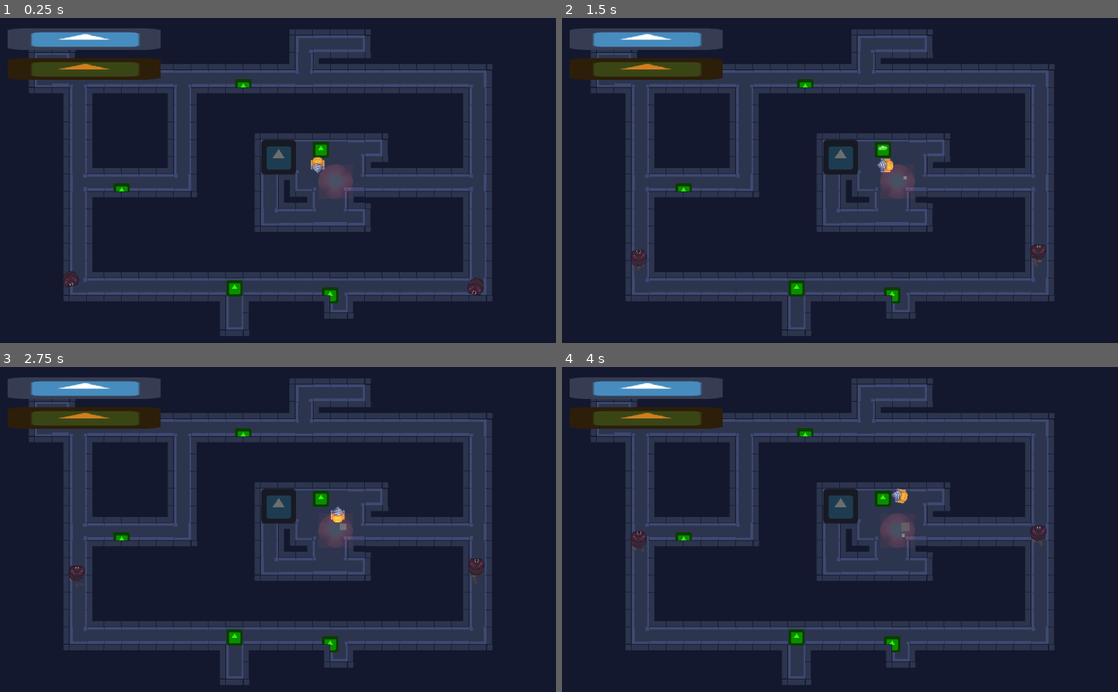
Above: before the commit, frames 1-4 (two rows, left to right).
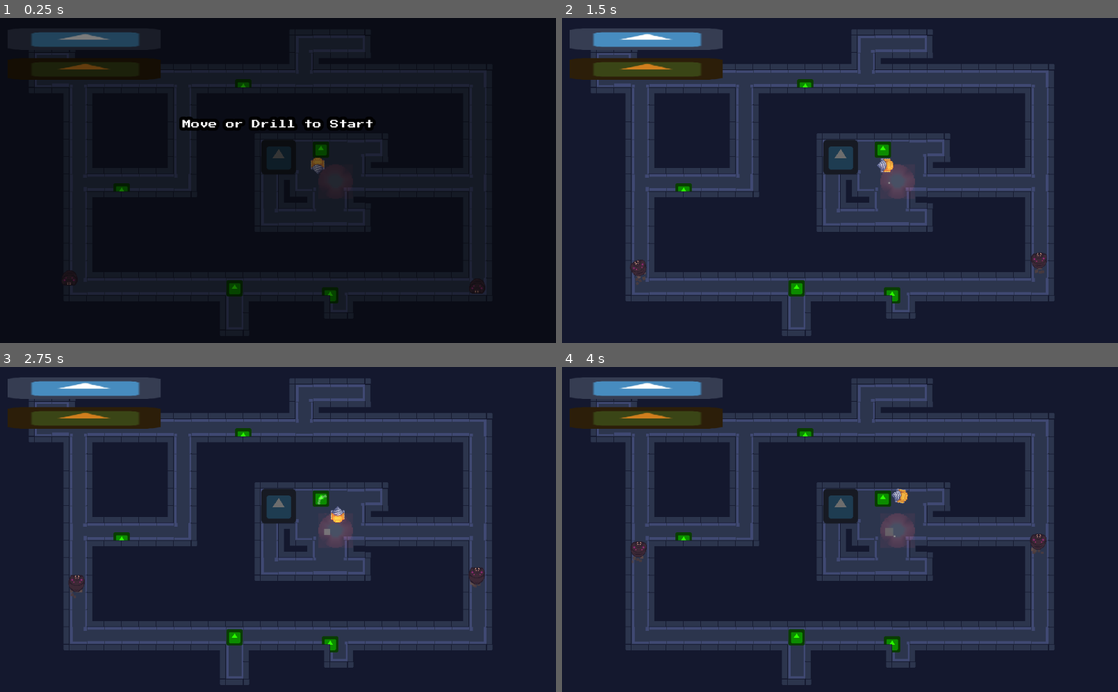
Above: after the commit, the same moments.

Repository: LaTu-Jams/LD54
Game: Godot game, scene res://scenes/Main.tscn
Two runs of this game, one before a commit and one after it. Both use one fixed random seed, a clock stepped at 60 frames per second and the inputs below. The engine's default icon, where the game draws it, is replaced by a stand-in: a white triangle on a blue panel in a dark square.
Inputs:
- Up to frame 1 (0.25 s): no input
- Up to frame 2 (1.5 s): hold D (turn_right) 0.53-1.28 s; hold Space (Mine) 0.53-1.28 s; hold S (move_backward) from 1.28 s (still down); tap Space (Mine) at 1.35 s
- Up to frame 3 (2.75 s): release S (move_backward) at 2.03 s; hold D (turn_right) from 2.03 s (still down); hold Space (Mine) from 2.03 s (still down)
- Up to frame 4 (4 s): release D (turn_right) at 2.78 s; release Space (Mine) at 2.78 s; hold W (move_forward) 2.78-3.53 s; tap Space (Mine) at 2.85 s; hold A (turn_left) from 3.53 s (still down); hold Space (Mine) from 3.53 s (still down)

The runs differ from the first frame. In frame 1, 36% of the frame differs, in the area x 1-89%, y 2-98%; in frame 2, 0.3%; in frame 3, 0.3%; in frame 4, 0.3%.

Commit message:
added startlayout and paused the game until movement detected #14

Diff:
--- a/scenes/Main.tscn
+++ b/scenes/Main.tscn
@@ -9,29 +9,38 @@
 [ext_resource path="res://scripts/UIManager.gd" type="Script" id=7]
 [ext_resource path="res://scripts/ParticleManager.gd" type="Script" id=8]
 [ext_resource path="res://scenes/Radar.tscn" type="PackedScene" id=9]
+[ext_resource path="res://scenes/StartLayout.tscn" type="PackedScene" id=10]
 
 [node name="Main" type="Node2D"]
+pause_mode = 2
 script = ExtResource( 6 )
 
 [node name="Camera2D" type="Camera2D" parent="."]
+pause_mode = 1
 position = Vector2( 512, 301 )
 
 [node name="Level" parent="." instance=ExtResource( 2 )]
+pause_mode = 1
 enemies_in_level = 1
 
 [node name="Player" parent="." instance=ExtResource( 3 )]
+pause_mode = 1
 position = Vector2( 585, 272 )
 
 [node name="Radar" parent="." instance=ExtResource( 9 )]
+pause_mode = 1
 position = Vector2( 603, 272 )
 
 [node name="HeatArea" parent="." instance=ExtResource( 4 )]
+pause_mode = 1
 position = Vector2( 618, 302 )
 
 [node name="Particles" type="Node2D" parent="."]
+pause_mode = 1
 script = ExtResource( 8 )
 
 [node name="UI" type="CanvasLayer" parent="."]
+pause_mode = 2
 script = ExtResource( 7 )
 
 [node name="HeatMeter" type="TextureProgress" parent="UI"]
@@ -64,3 +73,5 @@
 margin_right = 131.0
 margin_bottom = 146.0
 text = "NEXT LEVEL"
+
+[node name="StartLayout" parent="UI" instance=ExtResource( 10 )]
--- /dev/null
+++ b/scenes/StartLayout.tscn
@@ -0,0 +1,38 @@
+[gd_scene load_steps=5 format=2]
+
+[ext_resource path="res://fonts/PressStart2P-Regular.ttf" type="DynamicFontData" id=1]
+
+[sub_resource type="DynamicFont" id=1]
+font_data = ExtResource( 1 )
+
+[sub_resource type="Theme" id=2]
+default_font = SubResource( 1 )
+
+[sub_resource type="DynamicFont" id=3]
+outline_size = 6
+outline_color = Color( 0, 0, 0, 1 )
+font_data = ExtResource( 1 )
+
+[node name="StartLayout" type="Control"]
+anchor_right = 1.0
+anchor_bottom = 1.0
+
+[node name="ColorRect" type="ColorRect" parent="."]
+anchor_right = 1.0
+anchor_bottom = 1.0
+color = Color( 0, 0, 0, 0.517647 )
+
+[node name="Label" type="Label" parent="."]
+anchor_left = 0.5
+anchor_top = 0.5
+anchor_right = 0.5
+anchor_bottom = 0.5
+margin_left = -176.0
+margin_top = -129.0
+margin_right = 176.0
+margin_bottom = -79.0
+theme = SubResource( 2 )
+custom_fonts/font = SubResource( 3 )
+text = "Move or Drill to Start"
+align = 1
+valign = 1
--- a/scripts/GameManager.gd
+++ b/scripts/GameManager.gd
@@ -16,8 +16,13 @@
 	rng = RandomNumberGenerator.new()
 	rng.randomize()
 	UI.initialize()
+	get_tree().paused = true
 	pass # Replace with function body.
 
+func _input(event):
+	if event.is_action_pressed("Mine") or event.is_action_pressed("move_forward") or event.is_action_pressed("move_backward") or event.is_action_pressed("turn_left") or event.is_action_pressed("turn_right"):
+		get_tree().paused = false
+		UI.get_node("StartLayout").visible = false
 
 func remove_ground(position):
 	var ground_coords = level.get_node("EnemyNavigation").get_node("Ground").world_to_map(position)
Binary file added: fonts/PressStart2P-Regular.ttf
Not shown: 1 places in scenes/Main.tscn that only renumber resources
